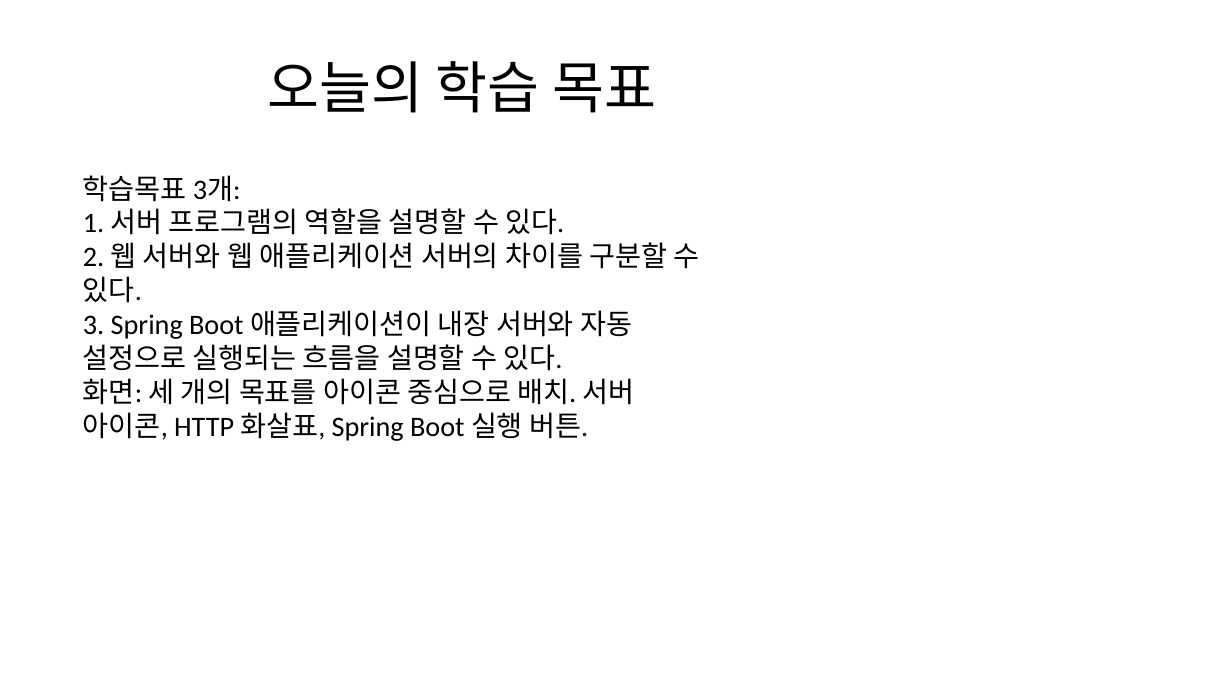
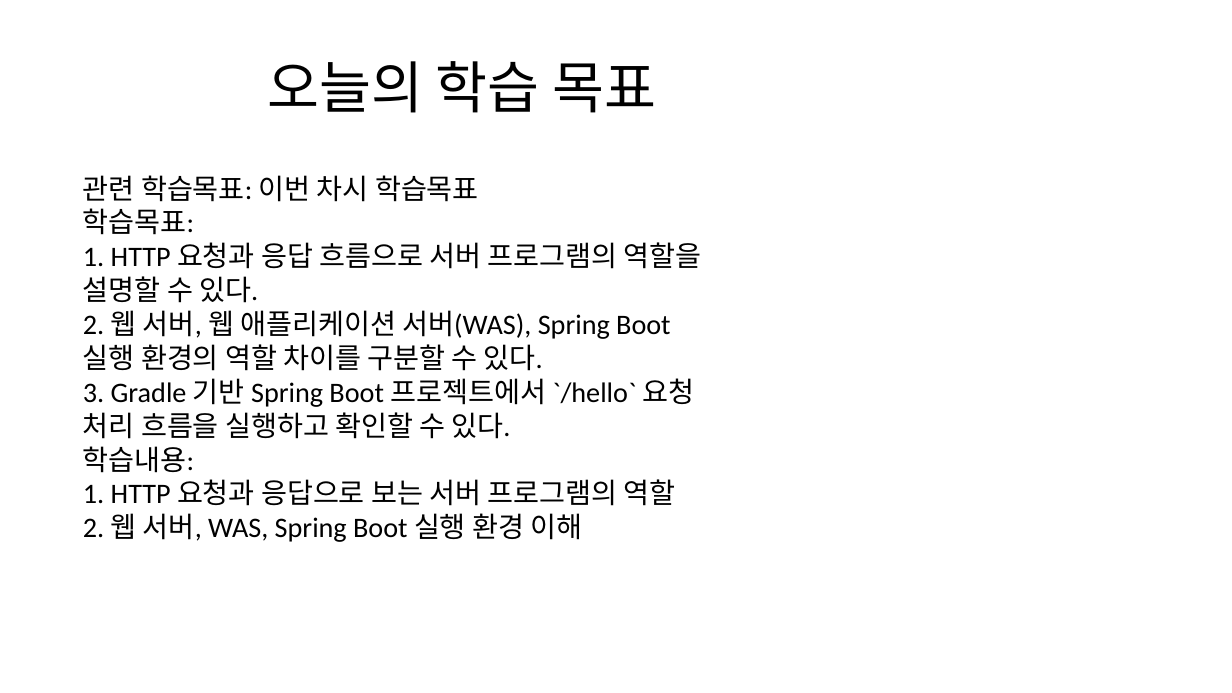
Before and after one commit to openskill-harness/lecture-workflow, a slide deck: slide 3 of courses/spring-boot-basic/pptx/ch01.pptx. Drawn at 1232x693 pixels with LibreOffice and Linux fonts; fonts in the diff are those of the drawing. Boxes give left, top, right and bottom in pixels: in the first picture for what was removed or moved away, otherwise in the second. Text is boxed around its words. In the diff, an @@ line names an element or a change of style, - is before the commit and + after.

```diff
--- a/courses/spring-boot-basic/pptx/ch01.pptx
+++ b/courses/spring-boot-basic/pptx/ch01.pptx
@@ text at [83,175,701,542]: text changed @@
-학습목표 3개:
-1. 서버 프로그램의 역할을 설명할 수 있다.
-2. 웹 서버와 웹 애플리케이션 서버의 차이를 구분할 수 있다.
-3. Spring Boot 애플리케이션이 내장 서버와 자동 설정으로 실행되는 흐름을 설명할 수 있다.
-화면: 세 개의 목표를 아이콘 중심으로 배치. 서버 아이콘, HTTP 화살표, Spring Boot 실행 버튼.
+관련 학습목표: 이번 차시 학습목표
+학습목표:
+1. HTTP 요청과 응답 흐름으로 서버 프로그램의 역할을 설명할 수 있다.
+2. 웹 서버, 웹 애플리케이션 서버(WAS), Spring Boot 실행 환경의 역할 차이를 구분할 수 있다.
+3. Gradle 기반 Spring Boot 프로젝트에서 `/hello` 요청 처리 흐름을 실행하고 확인할 수 있다.
+학습내용:
+1. HTTP 요청과 응답으로 보는 서버 프로그램의 역할
+2. 웹 서버, WAS, Spring Boot 실행 환경 이해
```
Also in this commit, not shown: 25 other slides changed, 24 other files.
